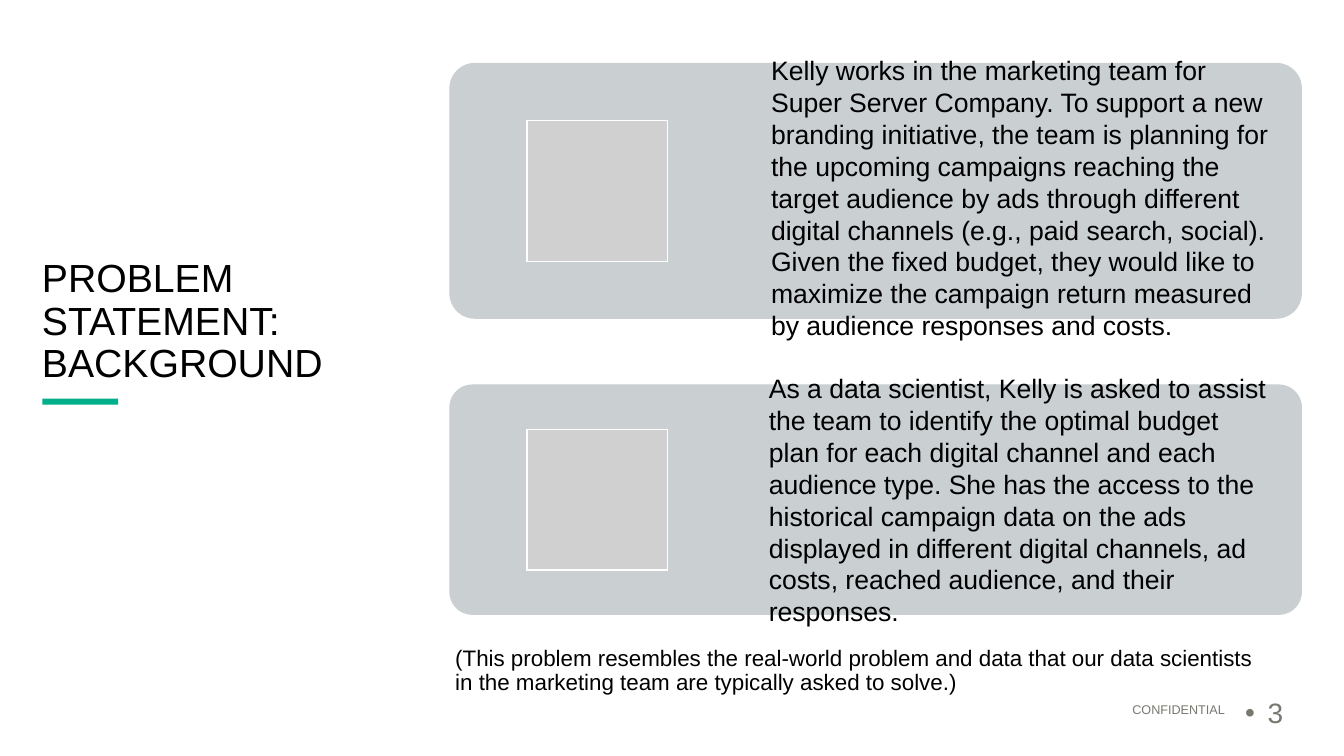
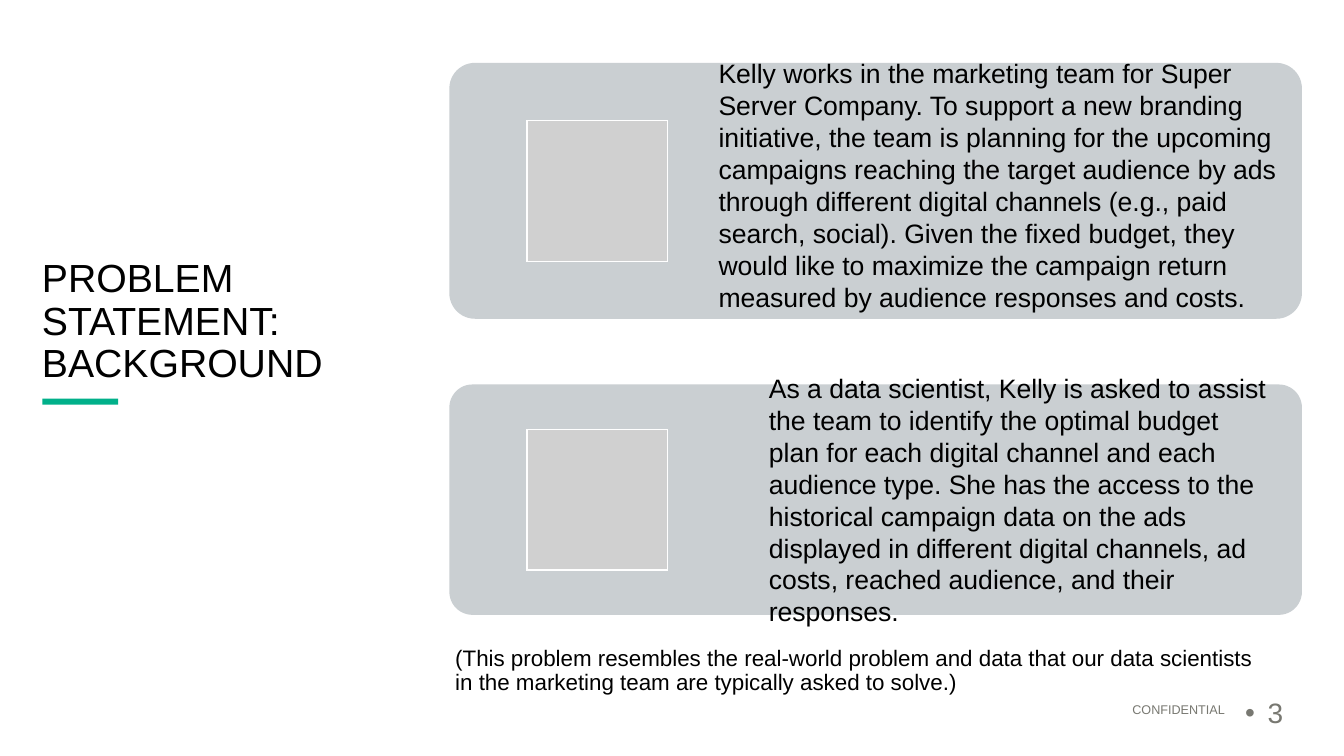
Before and after one commit to Shritej24c/optimization-genetic-algo, a slide deck: slide 3 of 0_UTA_Student_Contest_DetailsforDiscussion.pptx. Drawn at 1344x756 pixels with LibreOffice and Linux fonts; fonts in the diff are those of the drawing; grey boxes stand for pictures; background and template pictures are left out. Boxes give left, top, right and bottom in pixels: in the first picture for what was removed or moved away, otherwise in the second. Text is boxed around its words. In the diff, an @@ line names an element or a change of style, - is before the commit and + after.

```diff
--- a/0_UTA_Student_Contest_DetailsforDiscussion.pptx
+++ b/0_UTA_Student_Contest_DetailsforDiscussion.pptx
@@ text "Kelly works in the marketing ..." rewrapped from (x1=771, y1=59, x2=1268, y2=341) to (x1=719, y1=63, x2=1276, y2=312) @@
```
Also in this commit, not shown: 1 other slide changed.
